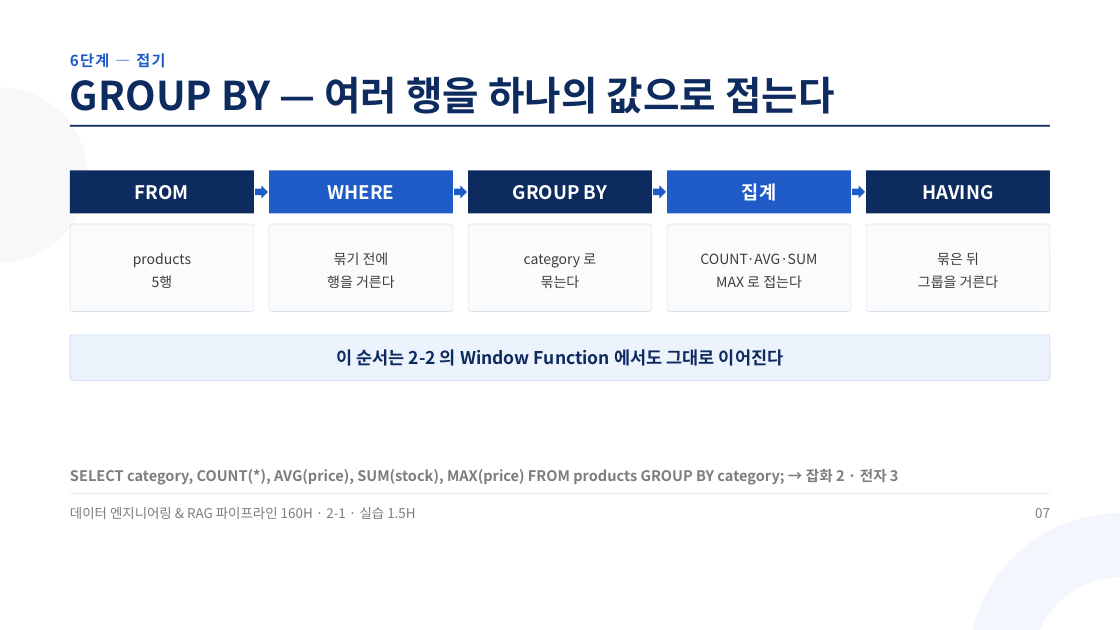
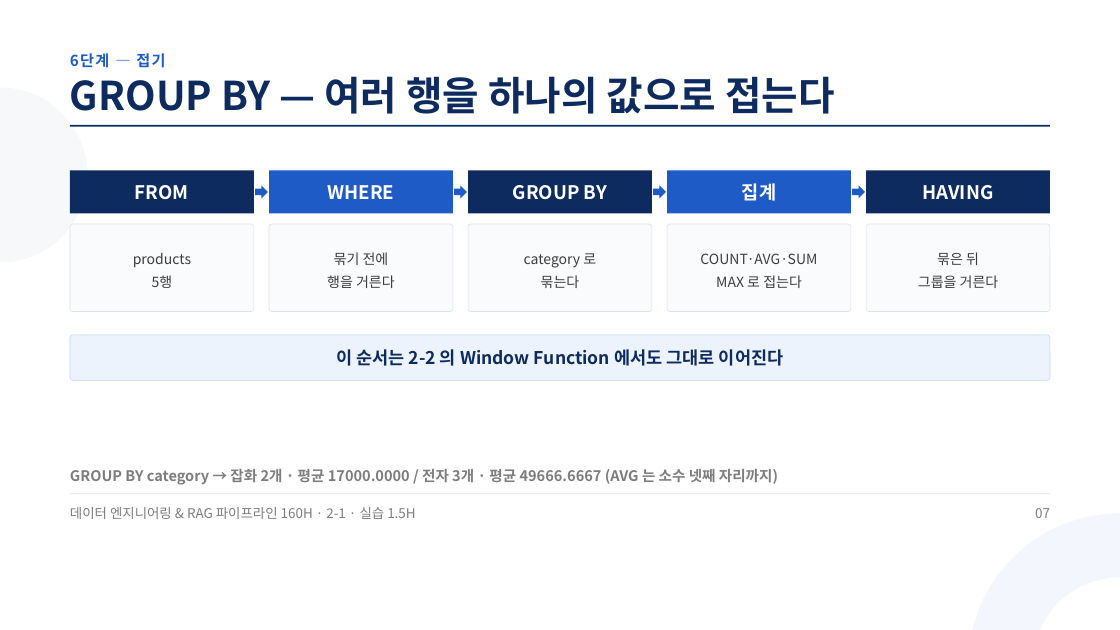
Before and after one commit to aebonlee/materials, a slide deck: slide 7 of data-eng/decks/w2d1s3.pptx. Drawn at 1120x630 pixels with LibreOffice and Linux fonts; fonts in the diff are those of the drawing. Boxes give left, top, right and bottom in pixels: in the first picture for what was removed or moved away, otherwise in the second. Text is boxed around its words. In the diff, an @@ line names an element or a change of style, - is before the commit and + after.

```diff
--- a/data-eng/decks/w2d1s3.pptx
+++ b/data-eng/decks/w2d1s3.pptx
@@ text at bbox=[70, 469, 778, 485]: text changed @@
-SELECT category, COUNT(*), AVG(price), SUM(stock), MAX(price) FROM products GROUP BY category; → 잡화 2 · 전자 3
+GROUP BY category → 잡화 2개 · 평균 17000.0000 / 전자 3개 · 평균 49666.6667 (AVG 는 소수 넷째 자리까지)
```
Also in this commit, not shown: 5 other slides changed, 9 other files.
